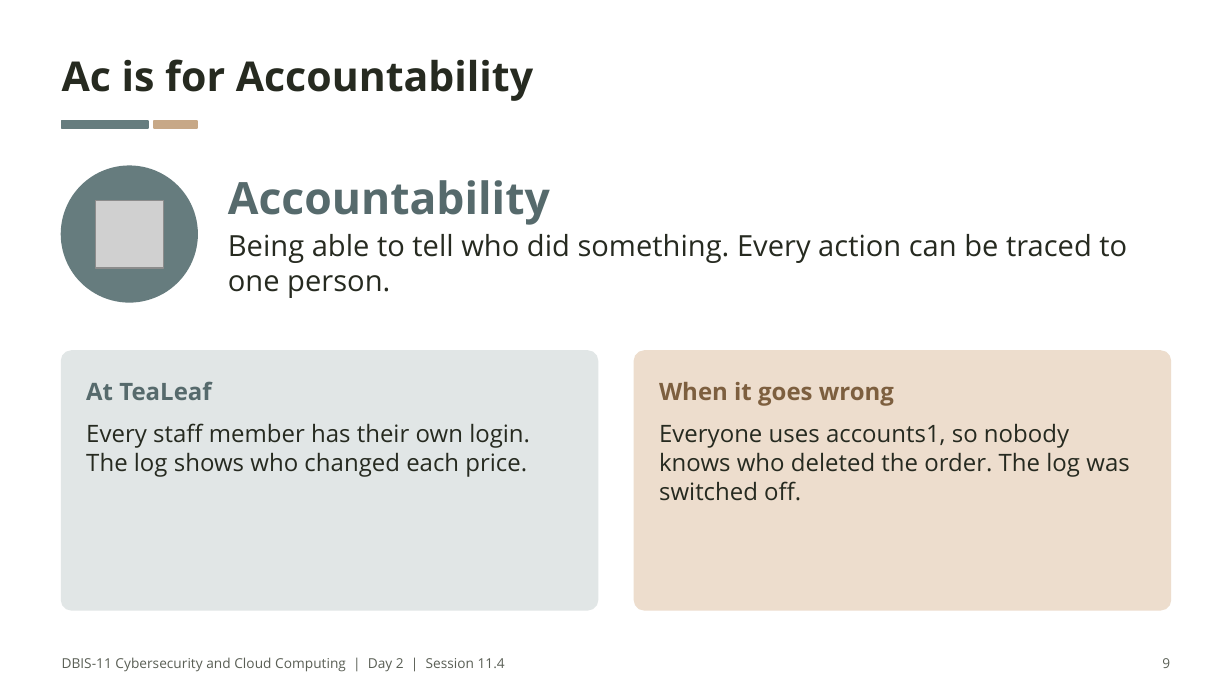
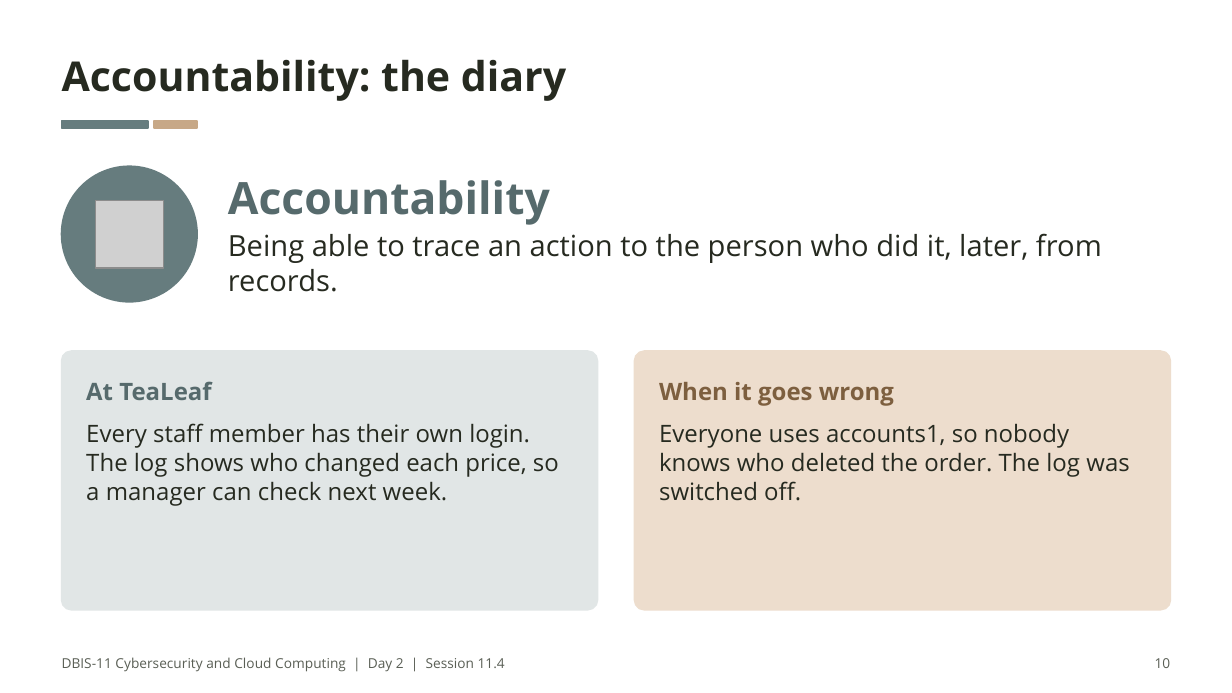
Before and after one commit to nirangadh/DBIS-Cybersecurity-and-Cloud-Computing, a slide deck: slide 10 of slides/11-04-proving-who-you-are.pptx (slide 9 before the commit). Drawn at 1232x693 pixels with LibreOffice and Linux fonts; fonts in the diff are those of the drawing; grey boxes stand for pictures. Boxes give left, top, right and bottom in pixels: in the first picture for what was removed or moved away, otherwise in the second. Text is boxed around its words. In the diff, an @@ line names an element or a change of style, - is before the commit and + after.

```diff
--- a/slides/11-04-proving-who-you-are.pptx
+++ b/slides/11-04-proving-who-you-are.pptx
@@ text at box(62, 59, 566, 101): text changed @@
-Ac is for Accountability
+Accountability: the diary
@@ text at box(228, 233, 1102, 292): text changed @@
-Being able to tell who did something. Every action can be traced to one person.
+Being able to trace an action to the person who did it, later, from records.
@@ text at box(86, 423, 559, 506): text changed @@
-Every staff member has their own login. The log shows who changed each price.
+Every staff member has their own login. The log shows who changed each price, so a manager can check next week.
@@ text at box(1155, 658, 1171, 668): text changed @@
-9
+10
```
Also in this commit, not shown: 20 other slides changed, 5 slides added, 27 other files.
